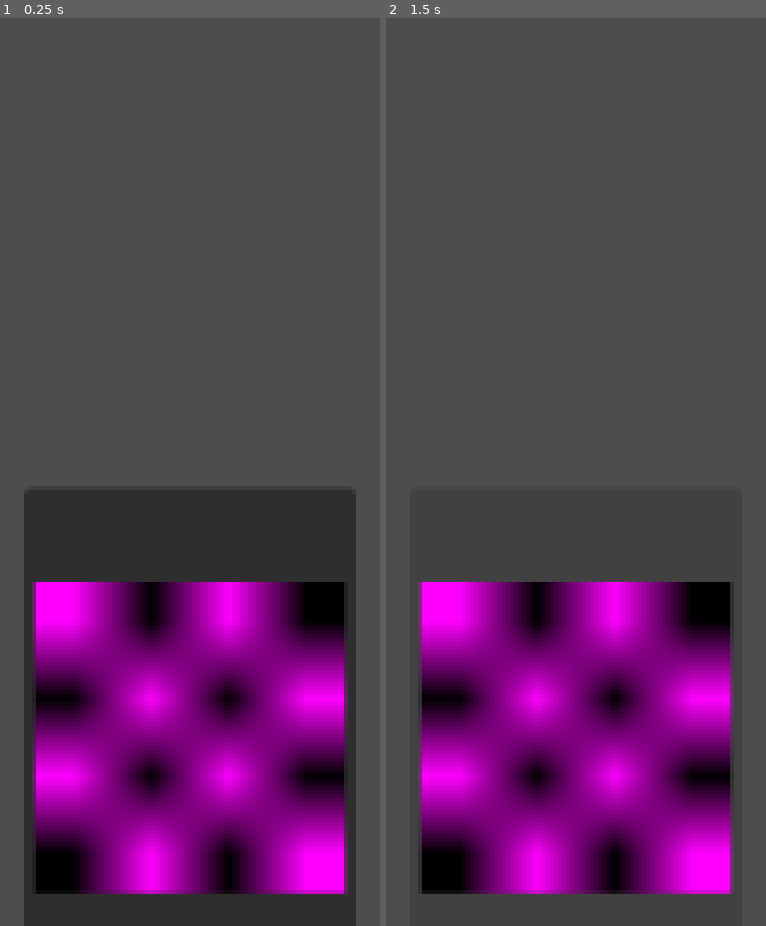
Above: before the commit, frames 1-2 (left to right).
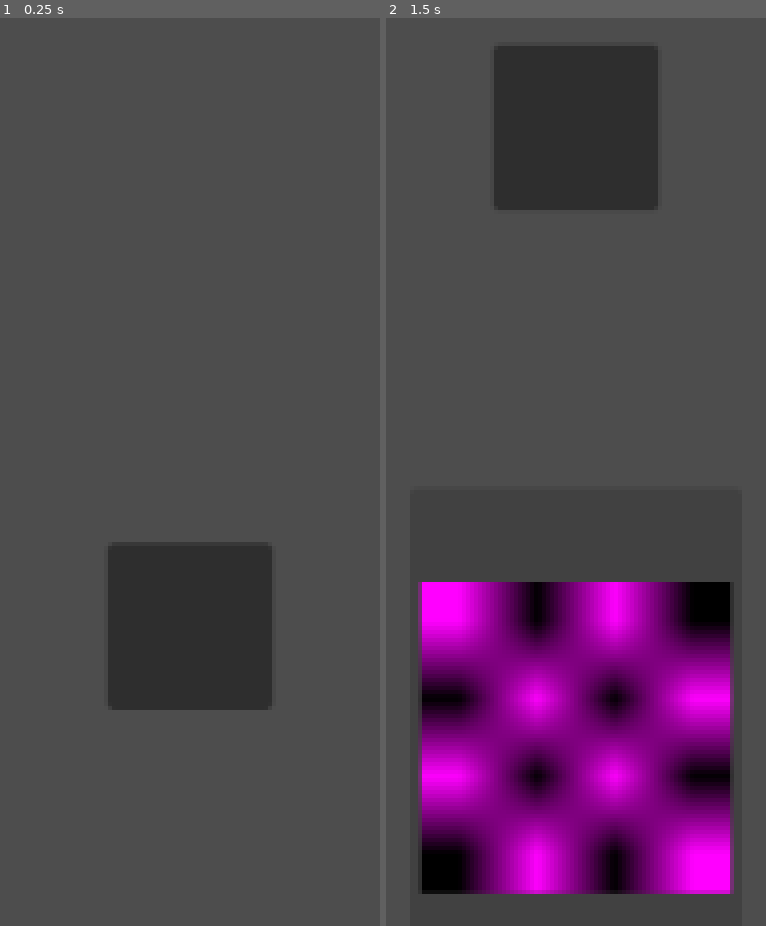
Above: after the commit, the same moments.

Repository: Thijs987/pse_onlycode
Game: Godot game, scene res://in_game_ui.tscn
The game is run twice, just before and just after one commit, with the same random seed, the same clock (stepped at 60 frames per second) and the same inputs.
Inputs (mouse positions are in pixels of both pictures, inside the frame that each line leads up to; where the layout moved, square brackets give the same spot in the first picture):
- Up to frame 1 (0.25 s): no input
- Up to frame 2 (1.5 s): click (576, 626) [576, 735] at 0.5 s; click (576, 735) at 1.27 s

The runs differ from the first frame. In frame 1, 40% of the frame differs, in the area x 6-94%, y 51-100%; in frame 2, 7.8%.

Commit message:
multiple cards
Er kunnen nu meerdere kaarten onstaan door op een knop te klikken

Diff:
--- a/frontend/h_box_container.gd
+++ b/frontend/h_box_container.gd
@@ -1,13 +1,8 @@
 extends HBoxContainer
-
-@onready var Card: PackedScene = preload("res://card.tscn")
-
 
 # Called when the node enters the scene tree for the first time.
 func _ready() -> void:
-	var Card1 = Card.instantiate()
-	add_child(Card1)
-
+	pass
 
 # Called every frame. 'delta' is the elapsed time since the previous frame.
 func _process(delta: float) -> void:
--- /dev/null
+++ b/frontend/hand_manager.gd
@@ -0,0 +1,17 @@
+extends MarginContainer
+
+@export var card_spawner: Button
+@export var Hand: HBoxContainer
+
+@onready var Card: PackedScene = preload("res://card.tscn")
+var nCards = 1
+
+func spawn_card():
+	var Card1 = Card.instantiate()
+	if (nCards > 0):
+		nCards += 1
+	Hand.add_theme_constant_override("separation", (nCards^-2)*2+5)
+	Hand.add_child(Card1)
+
+func _on_button_pressed() -> void:
+	spawn_card()
--- a/frontend/in_game_ui.tscn
+++ b/frontend/in_game_ui.tscn
@@ -1,5 +1,6 @@
 [gd_scene format=3 uid="uid://dv7yfv31haafa"]
 
+[ext_resource type="Script" uid="uid://blfidbiw8bw56" path="res://hand_manager.gd" id="1_e6quo"]
 [ext_resource type="Script" uid="uid://d0yc1eggg2yc" path="res://h_box_container.gd" id="1_onc8m"]
 
 [node name="InGameUI" type="Control" unique_id=1898507460]
@@ -10,7 +11,7 @@
 grow_horizontal = 2
 grow_vertical = 2
 
-[node name="HandContainer" type="MarginContainer" parent="." unique_id=1956180744]
+[node name="HandContainer" type="MarginContainer" parent="." unique_id=1956180744 node_paths=PackedStringArray("card_spawner", "Hand")]
 layout_mode = 1
 anchors_preset = 15
 anchor_right = 1.0
@@ -19,13 +20,25 @@
 offset_bottom = 22.419983
 grow_horizontal = 2
 grow_vertical = 2
+script = ExtResource("1_e6quo")
+card_spawner = NodePath("HandVerticalAllignment/CardSpawner/Button")
+Hand = NodePath("HandVerticalAllignment/CardContainer/ActualHand")
 
 [node name="HandVerticalAllignment" type="VBoxContainer" parent="HandContainer" unique_id=411437427]
 layout_mode = 2
 size_flags_vertical = 8
 theme_override_constants/separation = 50
 
-[node name="Control" type="Control" parent="HandContainer/HandVerticalAllignment" unique_id=641842636]
+[node name="CardSpawner" type="MarginContainer" parent="HandContainer/HandVerticalAllignment" unique_id=150566380]
+layout_mode = 2
+size_flags_horizontal = 4
+size_flags_vertical = 4
+
+[node name="Button" type="Button" parent="HandContainer/HandVerticalAllignment/CardSpawner" unique_id=1281702572]
+custom_minimum_size = Vector2(60, 60)
+layout_mode = 2
+
+[node name="Separator" type="Control" parent="HandContainer/HandVerticalAllignment" unique_id=641842636]
 layout_mode = 2
 
 [node name="CardContainer" type="MarginContainer" parent="HandContainer/HandVerticalAllignment" unique_id=1301720671]
@@ -33,8 +46,10 @@
 theme_override_constants/margin_left = 100
 theme_override_constants/margin_right = 100
 
-[node name="HBoxContainer" type="HBoxContainer" parent="HandContainer/HandVerticalAllignment/CardContainer" unique_id=308336265]
+[node name="ActualHand" type="HBoxContainer" parent="HandContainer/HandVerticalAllignment/CardContainer" unique_id=308336265]
 layout_mode = 2
 size_flags_horizontal = 4
 theme_override_constants/separation = 0
 script = ExtResource("1_onc8m")
+
+[connection signal="pressed" from="HandContainer/HandVerticalAllignment/CardSpawner/Button" to="HandContainer" method="_on_button_pressed"]
Not shown, added: frontend/hand_manager.gd.uid
